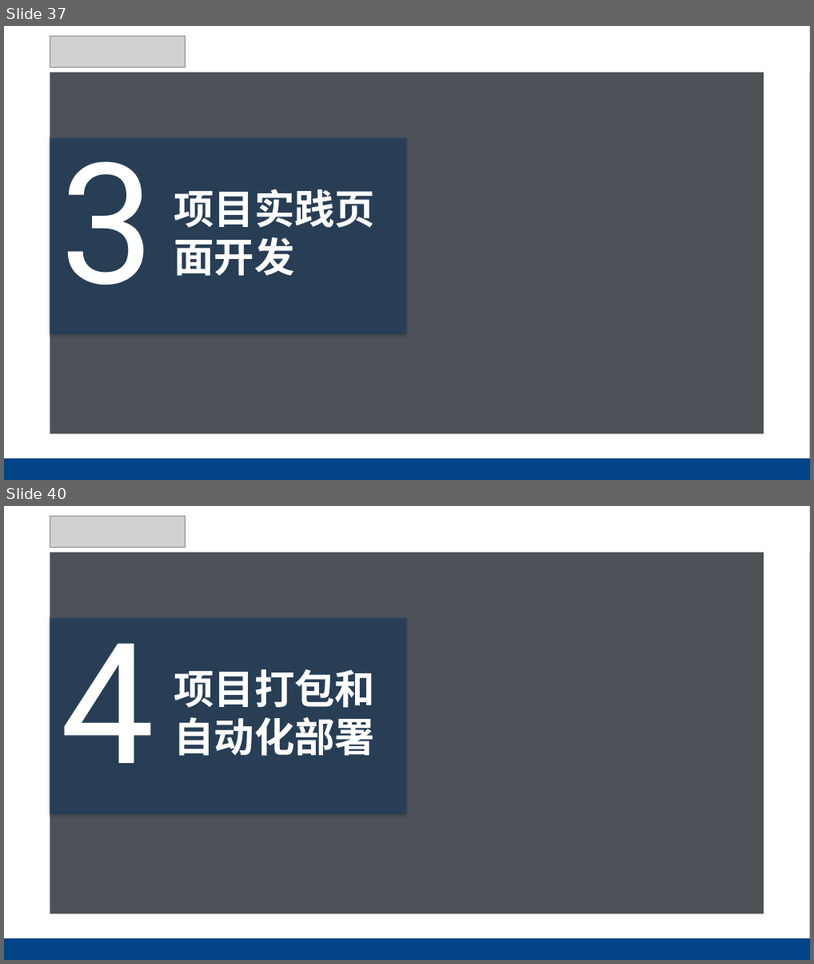
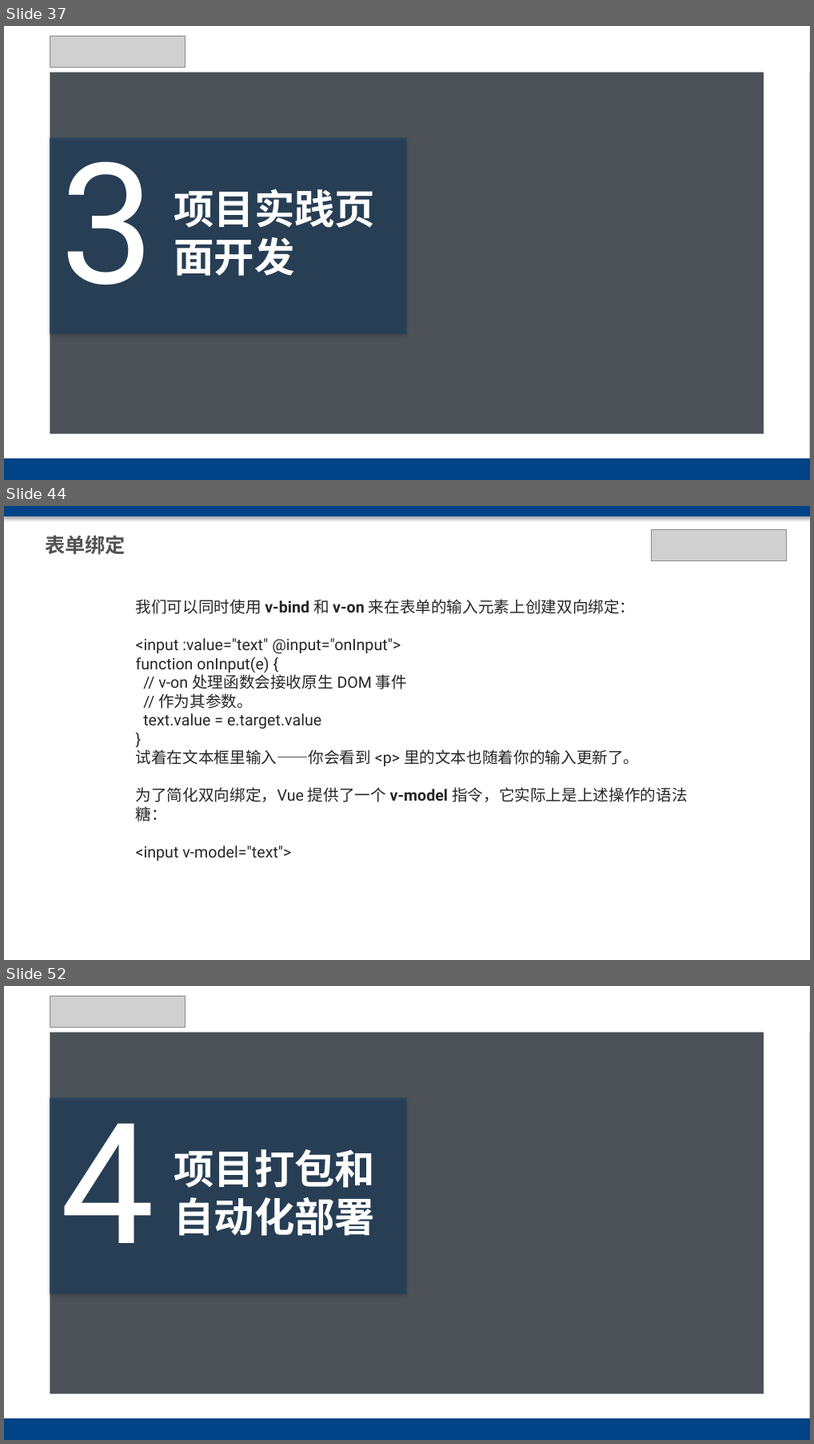
Before and after one commit to chxxx/vue3-vite-antd-admin, a slide deck: public/vue3 antdesign.pptx. Shown one above the other, each under a label of ours: slides 37 and 40 before the commit, slides 37, 44 and 52 after it; the slides between them are not shown. The pictures are 814x964 and 814x1444 pixels, drawn with LibreOffice and Linux fonts; fonts in the diff are those of the drawing; grey boxes stand for pictures; background and template pictures are left out; a plain dark background stands for a picture behind light text. Boxes give left, top, right and bottom in pixels: in the first picture for what was removed or moved away, otherwise in the second. Text is boxed around its words. In the diff, an @@ line names an element or a change of style, - is before the commit and + after.

```diff
--- a/public/vue3 antdesign.pptx
+++ b/public/vue3 antdesign.pptx
@@ slide 44 added at <box>4,506,810,960</box>, background #FFFFFF @@
@@ rectangle added at <box>4,506,810,516</box>, fill #004387 @@
@@ picture added at <box>651,529,787,561</box> @@
@@ text added at <box>45,535,126,555</box>, 18 pt, text #535353, bold @@
+表单绑定
@@ text added at <box>136,599,687,860</box>, 14 pt, text #262626 @@
+我们可以同时使用 v-bind 和 v-on 来在表单的输入元素上创建双向绑定：
+<input :value="text" @input="onInput">
+function onInput(e) {
+// v-on 处理函数会接收原生 DOM 事件
+// 作为其参数。
+text.value = e.target.value
+}
+试着在文本框里输入——你会看到 <p> 里的文本也随着你的输入更新了。
+为了简化双向绑定，Vue 提供了一个 v-model 指令，它实际上是上述操作的语法糖：
+<input v-model="text">
@@ what was slide 40 is now slide 52 @@
```
Also in this commit, not shown: 4 slides changed, 13 other slides added, 2 slides removed, 6 other files.
